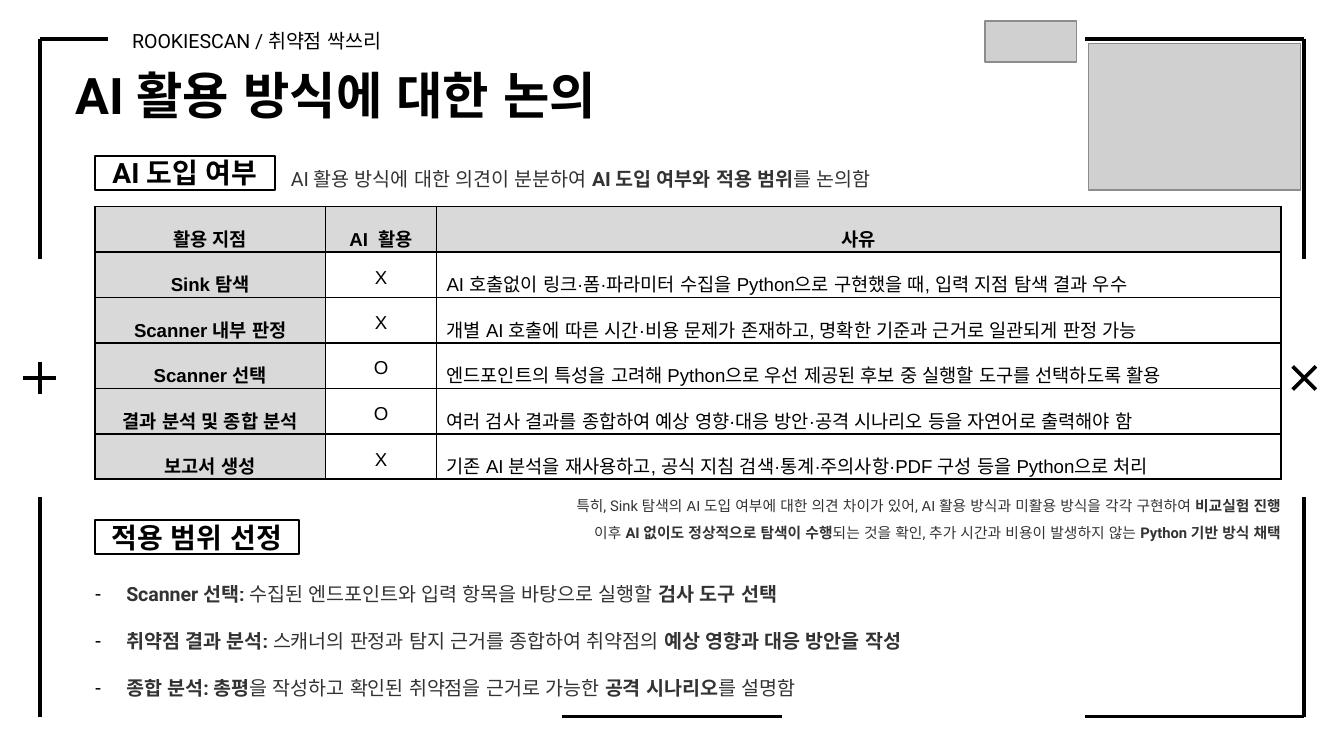
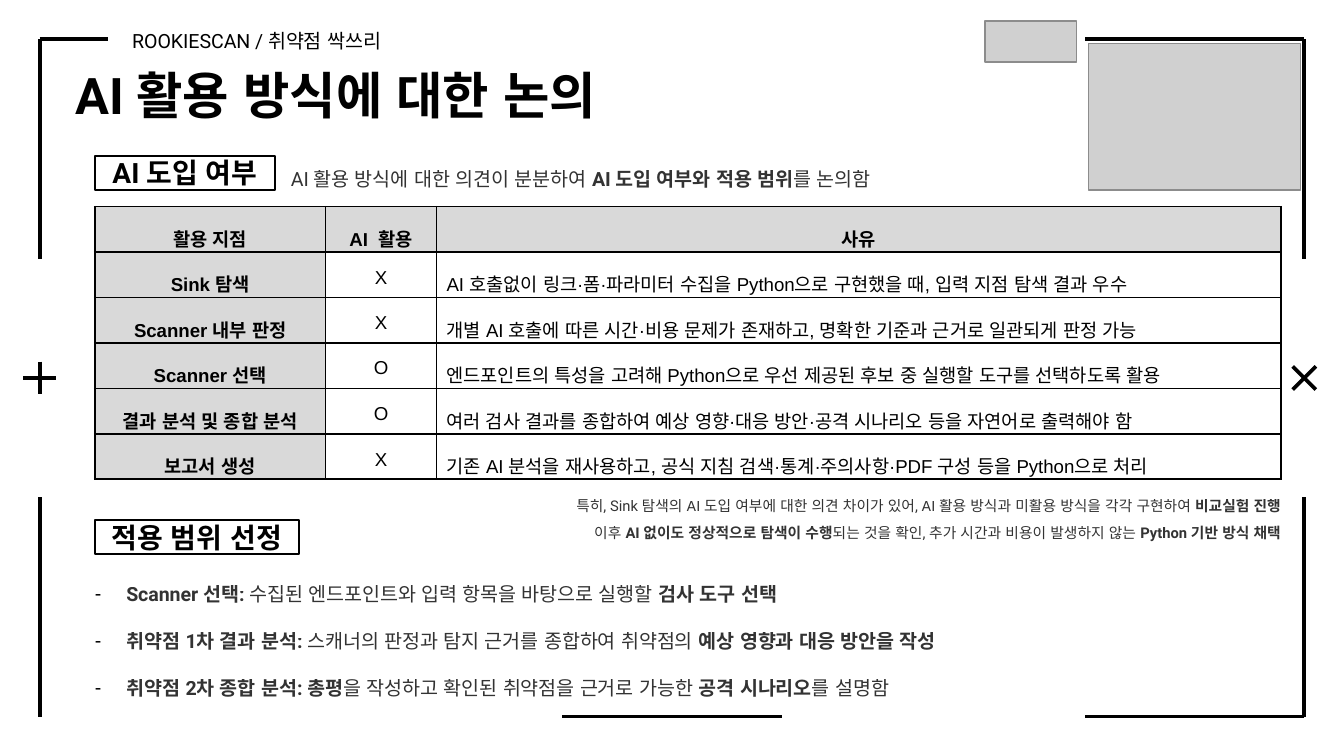
Before and after one commit to Rookies-34-3/Automatic-scanner-tool, a slide deck: slide 27 of 프로젝트 결과보고서_취약점 싹쓰리.pptx (slide 28 before the commit). Drawn at 1344x756 pixels with LibreOffice and Linux fonts; fonts in the diff are those of the drawing; grey boxes stand for pictures. Boxes give left, top, right and bottom in pixels: in the first picture for what was removed or moved away, otherwise in the second. Text is boxed around its words. In the diff, an @@ line names an element or a change of style, - is before the commit and + after.

```diff
--- a/프로젝트 결과보고서_취약점 싹쓰리.pptx
+++ b/프로젝트 결과보고서_취약점 싹쓰리.pptx
@@ text at (x1=126, y1=632, x2=936, y2=697): text changed @@
-– 취약점 결과 분석: 스캐너의 판정과 탐지 근거를 종합하여 취약점의 예상 영향과 대응 방안을 작성
-– 종합 분석: 총평을 작성하고 확인된 취약점을 근거로 가능한 공격 시나리오를 설명함
+– 취약점 1차 결과 분석: 스캐너의 판정과 탐지 근거를 종합하여 취약점의 예상 영향과 대응 방안을 작성
+– 취약점 2차 종합 분석: 총평을 작성하고 확인된 취약점을 근거로 가능한 공격 시나리오를 설명함
```
Also in this commit, not shown: 15 other slides changed, 1 slide removed.
